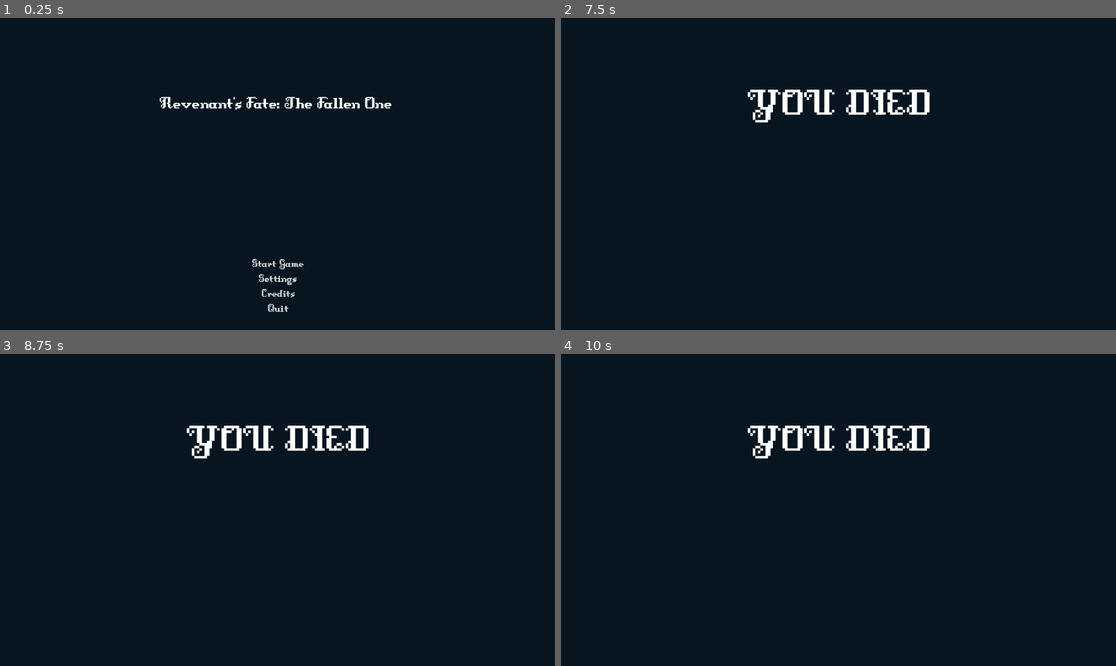
Above: before the commit, frames 1-4 (two rows, left to right).
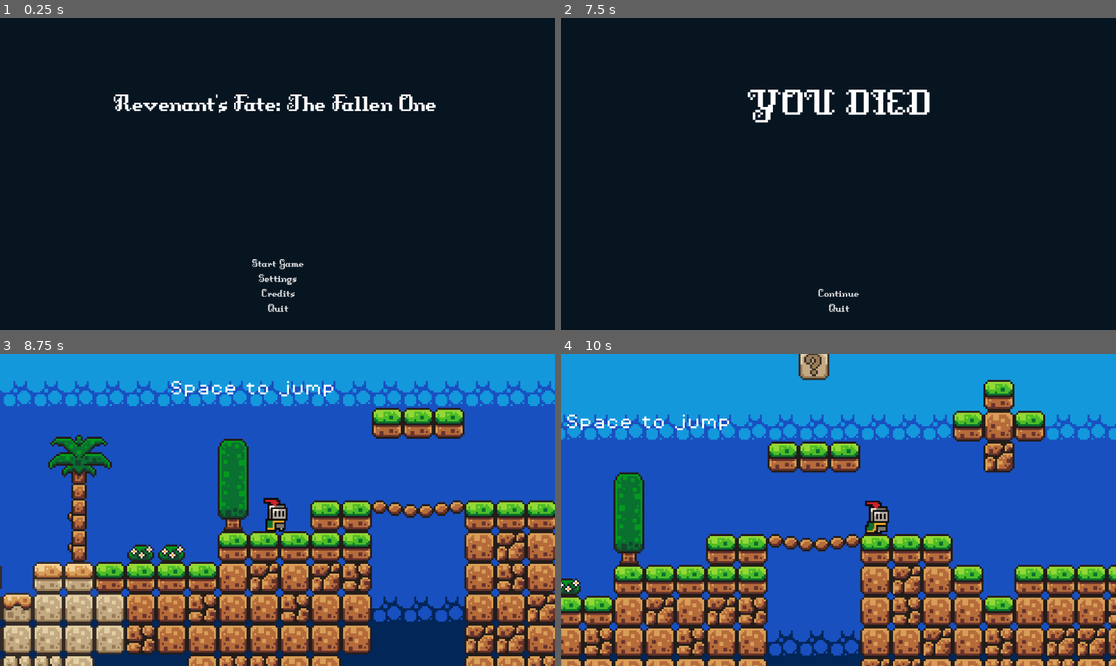
Above: after the commit, the same moments.

Repository: Zawartus/GodotProject
Game: Godot game, scene res://Scenes/Ui/menu/main_menu.tscn
Same seed, same stepped clock (60 frames per second), same inputs: the game is played once before the commit and once after it.
Inputs (mouse positions are in pixels of both pictures, inside the frame that each line leads up to):
- Up to frame 1 (0.25 s): no input
- Up to frame 2 (7.5 s): click "Start Game" at 0.5 s; hold D (move_right) 1.28-2.78 s; tap Space (jump) at 1.52, 2.27, 3.77, 4.52, 5.27, 6.77 s; hold A (move_left) 2.78-3.53 s; hold D (move_right) 3.53-5.03 s; hold A (move_left) 5.03-5.78 s; hold D (move_right) 5.78-6.53 s; hold A (move_left) from 6.53 s (still down)
- Up to frame 3 (8.75 s): tap Space (jump) at 7.52 s; release A (move_left) at 8 s; click (277, 628) at 8 s, where only the run after the commit has a clickable "Continue"
- Up to frame 4 (10 s): hold D (move_right) from 8.78 s (still down); tap Space (jump) at 9.02 s

The runs differ from the first frame. In frame 1, 1.4% of the frame differs, in the area x 20-79%, y 24-31%; in frame 2, 0.1%; in frame 3, 100%, in the area x 0-100%, y 0-100%; in frame 4, 100%.

Commit message:
werske 0.026

Diff:
--- /dev/null
+++ b/Assets/themes/death_screen_theme.tres
@@ -0,0 +1,3 @@
+[gd_resource type="Theme" format=3 uid="uid://chy1peg3eujgw"]
+
+[resource]
--- a/Scenes/Ui/death/death_screen.gd
+++ b/Scenes/Ui/death/death_screen.gd
@@ -9,3 +9,11 @@
 # Called every frame. 'delta' is the elapsed time since the previous frame.
 func _process(delta: float) -> void:
 	pass
+
+
+func _on_continue_button_pressed() -> void:
+	get_tree().change_scene_to_file("res://Scenes/game.tscn")
+
+
+func _on_quit_button_pressed() -> void:
+	get_tree().quit()
--- a/Scenes/Ui/death/death_screen.tscn
+++ b/Scenes/Ui/death/death_screen.tscn
@@ -1,7 +1,10 @@
-[gd_scene load_steps=3 format=3 uid="uid://clvdxuo3tywhn"]
+[gd_scene load_steps=5 format=3 uid="uid://clvdxuo3tywhn"]
 
+[ext_resource type="Theme" uid="uid://cogmyurnfghts" path="res://Assets/themes/defult_theme.tres" id="1_b5vwm"]
 [ext_resource type="FontFile" uid="uid://1h4a758w0a4a" path="res://Assets/fonts/DungeonFont.ttf" id="1_mn1cq"]
 [ext_resource type="Script" path="res://Scenes/Ui/death/death_screen.gd" id="1_sh7jd"]
+
+[sub_resource type="Theme" id="Theme_4yaqn"]
 
 [node name="DeathScreen" type="Control"]
 layout_mode = 3
@@ -10,6 +13,7 @@
 anchor_bottom = 1.0
 grow_horizontal = 2
 grow_vertical = 2
+theme = ExtResource("1_b5vwm")
 script = ExtResource("1_sh7jd")
 
 [node name="ColorRect" type="ColorRect" parent="."]
@@ -53,3 +57,21 @@
 [node name="ButtonsVBox" type="VBoxContainer" parent="MarginContainer/VBoxContainer"]
 layout_mode = 2
 size_flags_vertical = 10
+
+[node name="ContinueButton" type="Button" parent="MarginContainer/VBoxContainer/ButtonsVBox"]
+layout_mode = 2
+size_flags_horizontal = 4
+size_flags_vertical = 6
+theme = SubResource("Theme_4yaqn")
+theme_override_fonts/font = ExtResource("1_mn1cq")
+text = "Continue"
+
+[node name="QuitButton" type="Button" parent="MarginContainer/VBoxContainer/ButtonsVBox"]
+layout_mode = 2
+size_flags_horizontal = 4
+size_flags_vertical = 6
+theme_override_fonts/font = ExtResource("1_mn1cq")
+text = "Quit"
+
+[connection signal="pressed" from="MarginContainer/VBoxContainer/ButtonsVBox/ContinueButton" to="." method="_on_continue_button_pressed"]
+[connection signal="pressed" from="MarginContainer/VBoxContainer/ButtonsVBox/QuitButton" to="." method="_on_quit_button_pressed"]
--- a/Scenes/Ui/menu/main_menu.tscn
+++ b/Scenes/Ui/menu/main_menu.tscn
@@ -45,7 +45,7 @@
 [node name="Label" type="Label" parent="MarginContainer/VBoxContainer"]
 layout_mode = 2
 size_flags_vertical = 3
-theme_override_font_sizes/font_size = 41
+theme_override_font_sizes/font_size = 57
 text = "Revenant's Fate: The Fallen One "
 horizontal_alignment = 1
 vertical_alignment = 1
